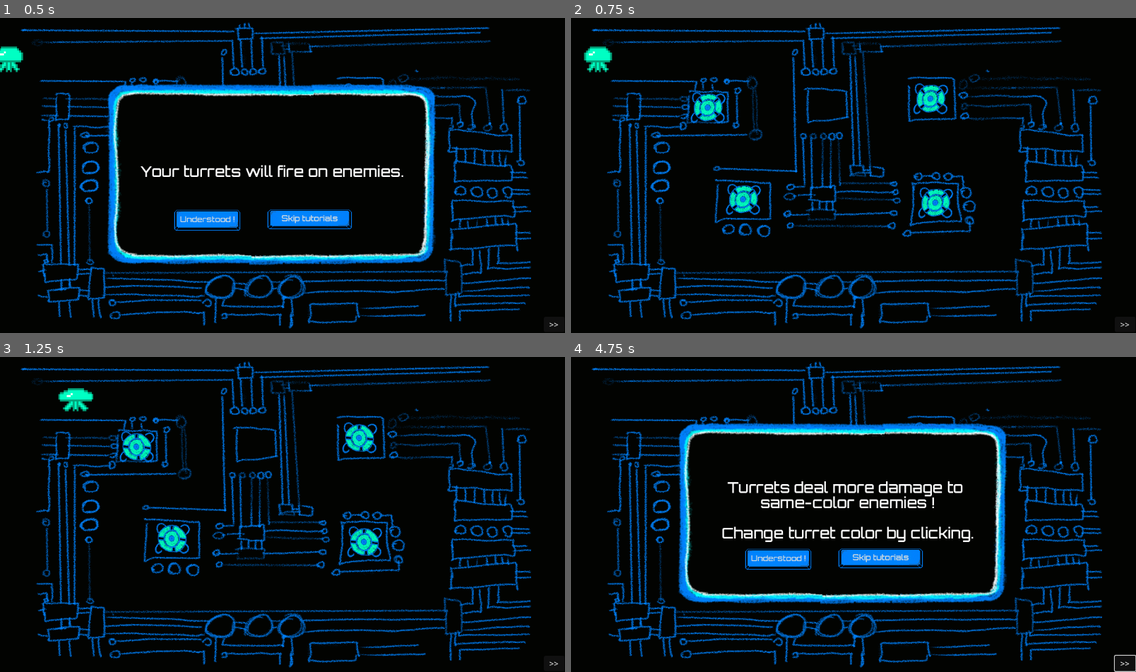
Above: before the commit, frames 1-4 (two rows, left to right).
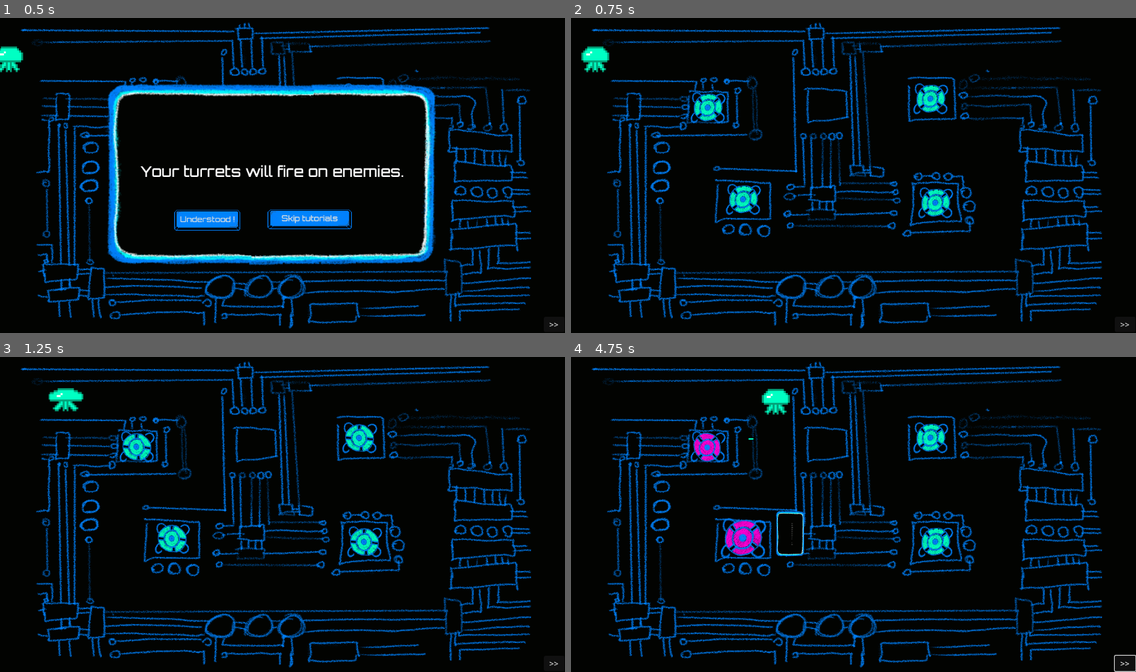
Above: after the commit, the same moments.

Repository: pbagnoud/minijam183
Game: Godot game, scene res://Scenes/main.tscn
Two runs of this game, one before a commit and one after it. Both use one fixed random seed, a clock stepped at 60 frames per second and the inputs below.
Inputs (mouse positions are in pixels of both pictures, inside the frame that each line leads up to):
- Up to frame 1 (0.5 s): no input
- Up to frame 2 (0.75 s): click "Understood !" at 0.5 s
- Up to frame 3 (1.25 s): no input
- Up to frame 4 (4.75 s): click ">>" at 1.25 s; click ">>" at 2 s; click ">>" at 2.75 s; move the mouse to (712, 442) at 3.52 s; click (712, 442) at 3.67 s; move the mouse to (746, 533) at 4.27 s; click (746, 533) at 4.42 s

Frame 1 is identical in both runs. In frame 2, 0.2% of the frame differs, in the area x 1-8%, y 8-18%; in frame 3, 0.4%; in frame 4, 14%, in the area x 18-78%, y 10-79%.

Commit message:
balance

Diff:
--- a/minijam183/Scenes/enemy.tscn
+++ b/minijam183/Scenes/enemy.tscn
@@ -141,7 +141,6 @@
 one_shot = true
 
 [node name="invincibleTimer" type="Timer" parent="."]
-wait_time = 2.0
 one_shot = true
 
 [node name="ShieldSprite" type="Sprite2D" parent="."]
--- a/minijam183/Scripts/path_2d.gd
+++ b/minijam183/Scripts/path_2d.gd
@@ -22,18 +22,23 @@
 	elif wave_id == 2:
 		wave = [0,1,1]
 	elif wave_id == 3:
-		wave = [0,1,0,1,2,2]
+		wave = [0,1,0,1,2,-1,3]
+
 	else :
-		var size_wave = 5 + wave_id * 2
-		for _i in range(size_wave):
-			wave.append(rng.randi_range(0, 3))
+		var size_wave = 3 + int(wave_id * 1.5)
+		for i in range(size_wave):
+			if rng.randi_range(0, 3)==0:
+				wave.append(-1)
+			var next_enemy=rng.randi_range(0, 5)%4
+
+			wave.append(next_enemy)
 	return
 
 func _speed_up_wave(wave_id:int)->void:
-	spawntime=1-pow(.8*wave_id/MAX_WAVE,2)
+	spawntime=1-pow(.8*wave_id/(3+MAX_WAVE),2)
 
 func _update_life_ennemies(wave_id:int):
-	current_pv = pv_min + int(0.4*wave_id)
+	current_pv = pv_min + int(0.3*wave_id)
 
 func new_round(wave_id:int)->float:
 	_generate_wave(wave_id)
--- a/minijam183/Scripts/path_follow_2d.gd
+++ b/minijam183/Scripts/path_follow_2d.gd
@@ -1,7 +1,7 @@
 extends PathFollow2D
 signal new_virus(progress: float)
 
-@export var runspeed = 200
+@export var runspeed = 170
 @onready var character_body_2d: CharacterBody2D = $CharacterBody2D
 
 var speed = runspeed
